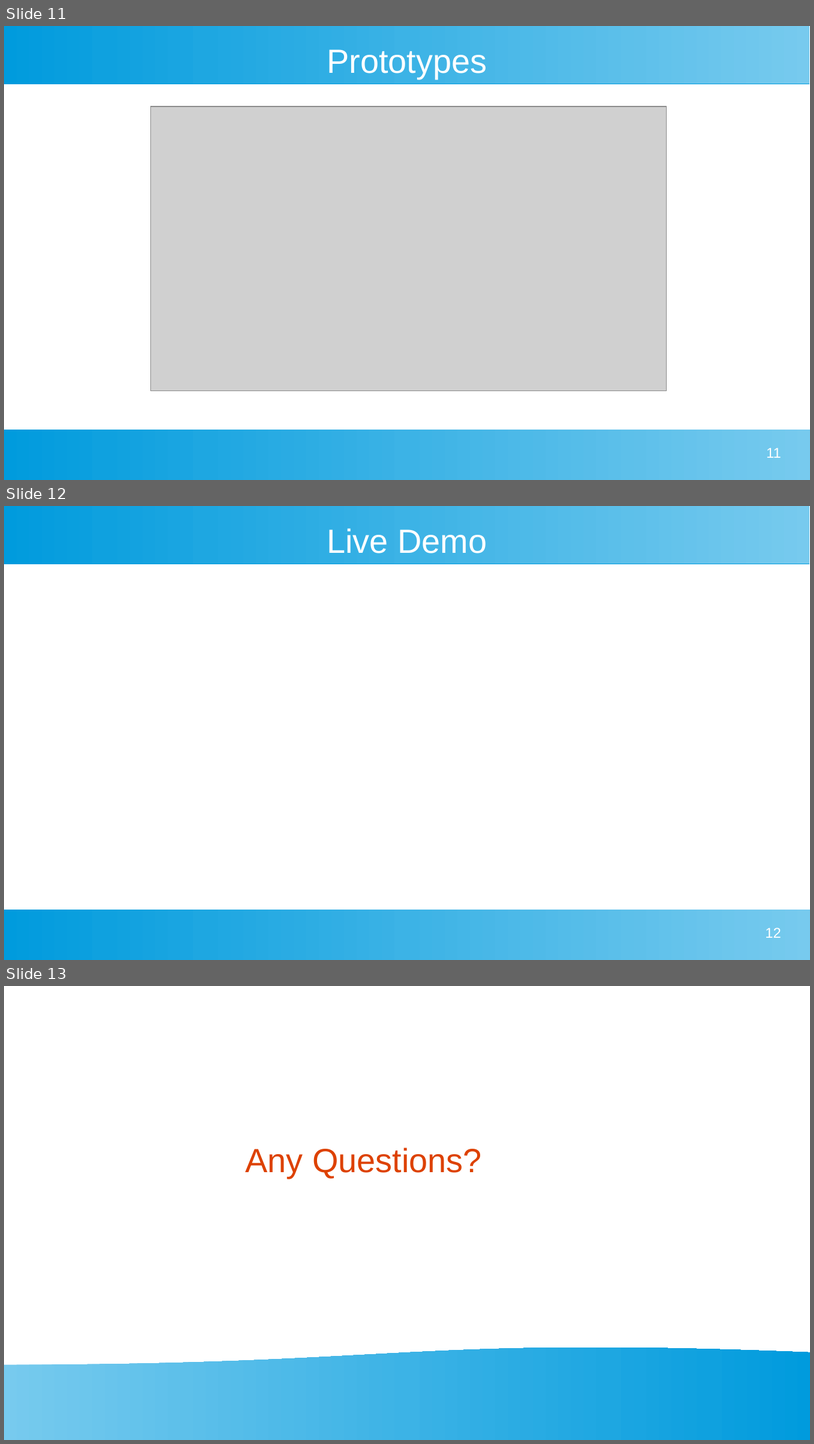
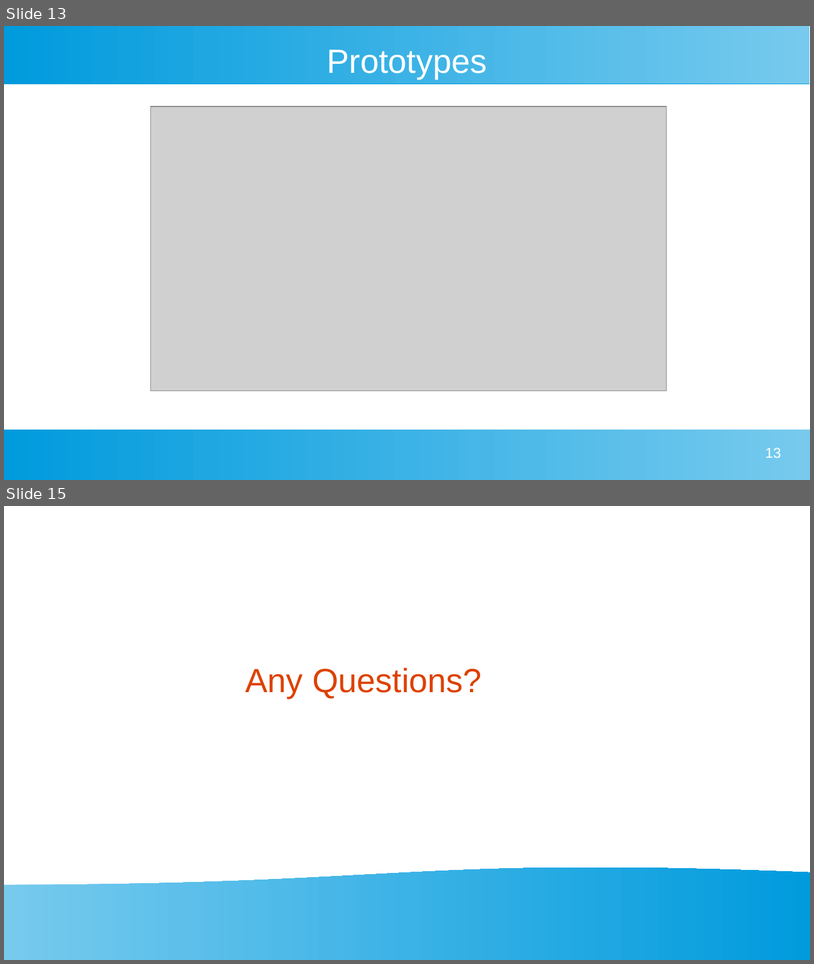
Before and after one commit to CamH04/Enterprise-Project-Group-9, a slide deck: docs/First Client Presentation 1.odp. Shown one above the other, each under a label of ours: slides 11, 12 and 13 before the commit, slides 13 and 15 after it; the slides between them are not shown. The pictures are 814x1444 and 814x964 pixels, drawn with LibreOffice and Linux fonts; fonts in the diff are those of the drawing; grey boxes stand for pictures. Boxes give left, top, right and bottom in pixels: in the first picture for what was removed or moved away, otherwise in the second. Text is boxed around its words. In the diff, an @@ line names an element or a change of style, - is before the commit and + after.

```diff
--- a/docs/First Client Presentation 1.odp
+++ b/docs/First Client Presentation 1.odp
@@ slide 12 removed at bbox=[4, 506, 810, 960], background #FFFFFF; not listed: 2 template elements that a slide beside it also shows @@
@@ title removed at bbox=[327, 528, 487, 553] @@
-Live Demo
@@ page number removed at bbox=[765, 927, 781, 937] @@
-12
@@ what was slide 11 is now slide 13 @@
@@ page number at bbox=[765, 447, 781, 457]: text changed @@
-11
+13
@@ what was slide 13 is now slide 15 @@
```
Also in this commit, not shown: 4 slides changed, 4 slides added, 5 other files.
